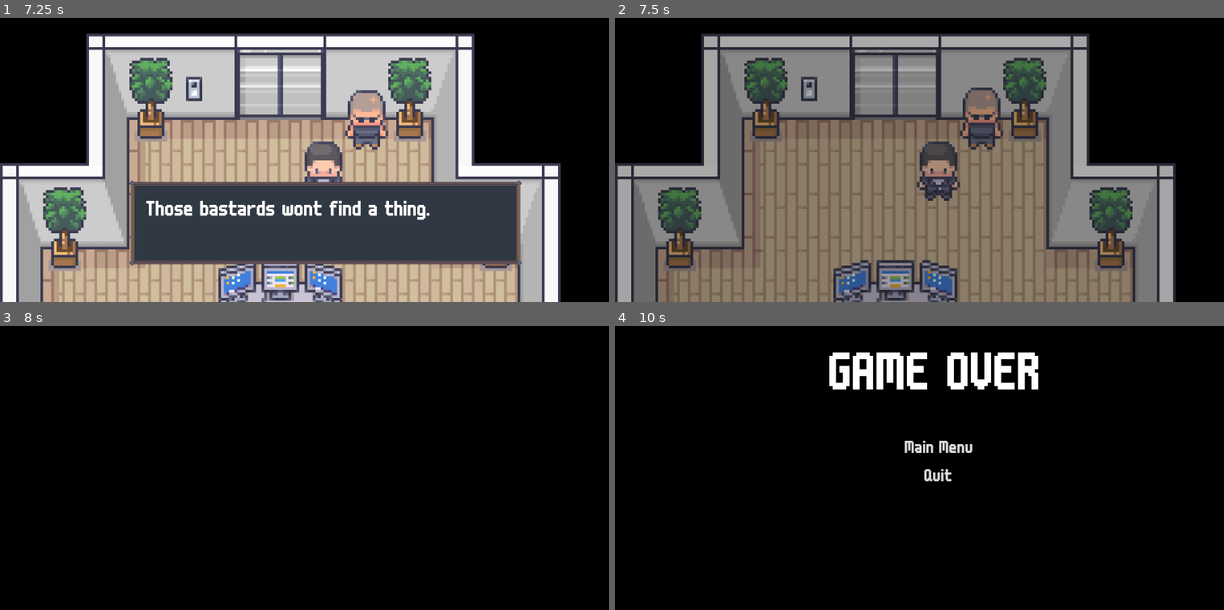
Above: before the commit, frames 1-4 (two rows, left to right).
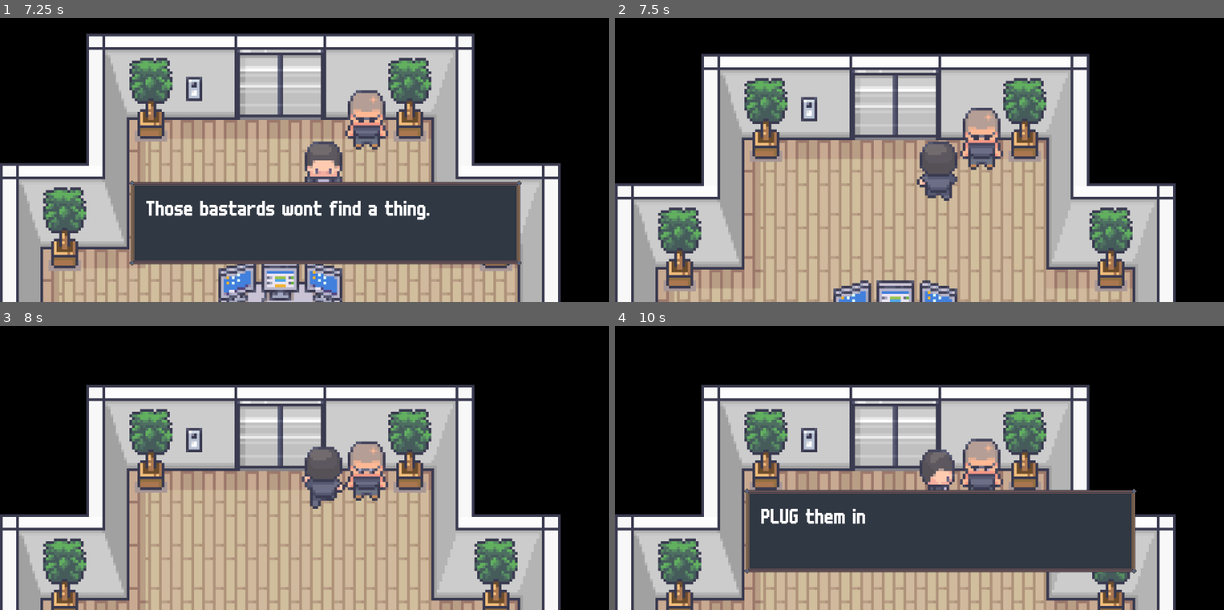
Above: after the commit, the same moments.

Repository: CISC204-S26/hw4-mrcheng-nabilmou
Game: Godot game, scene res://SCENES/OFFICIAL_MAP/PanicRoom.tscn
Same seed, same stepped clock (60 frames per second), same inputs: the game is played once before the commit and once after it. This scene is started directly instead of the project's main scene. Sound files missing from this copy of the repository are replaced by a short silence.
Inputs:
- Up to frame 1 (7.25 s): hold D (Right) 0.53-1.28 s; tap E (Interact) at 0.6, 1.35, 2.1, 2.85, 3.6, 4.35, 5.85, 6.6 s; hold S (Down) 1.28-2.03 s; hold D (Right) 2.03-2.78 s; hold W (Up) 2.78-3.53 s; hold A (Left) 3.53-5 s; tap Escape (Pause) at 4.15 s; click "Resume" at 5 s; hold S (Down) 5.78-6.53 s; hold D (Right) from 6.53 s (still down)
- Up to frame 2 (7.5 s): release D (Right) at 7.28 s; hold W (Up) from 7.28 s (still down); tap E (Interact) at 7.35 s
- Up to frame 3 (8 s): keep holding W (Up)
- Up to frame 4 (10 s): release W (Up) at 8.03 s; hold D (Right) 8.03-8.78 s; tap E (Interact) at 8.1, 8.85, 9.6 s; hold S (Down) 8.78-9.53 s; hold A (Left) from 9.53 s (still down)

Frame 1 is identical in both runs. In frame 2, 73% of the frame differs, in the area x 0-93%, y 5-100%; in frame 3, 60%; in frame 4, 63%.

Commit message:
fixed issues with npc ending game

Diff:
--- a/cisc-204-pair-project/SCENES/OFFICIAL_MAP/PanicRoom.tscn
+++ b/cisc-204-pair-project/SCENES/OFFICIAL_MAP/PanicRoom.tscn
@@ -15,6 +15,9 @@
 
 [node name="PanicRoom" type="Node2D" unique_id=65600963]
 script = ExtResource("1_8au8j")
+
+[node name="PauseMenu" parent="." unique_id=753689908 instance=ExtResource("12_k53bc")]
+visible = false
 
 [node name="Dialogue" parent="." unique_id=292361673 instance=ExtResource("2_1hc0o")]
 
@@ -40,6 +43,3 @@
 is_ending_computer = true
 ending_sounds = Array[AudioStream]([ExtResource("8_37n41"), ExtResource("9_8yhh3"), ExtResource("9_cfw73")])
 ending_title_screen = ExtResource("11_8yhh3")
-
-[node name="PauseMenu" parent="." unique_id=753689908 instance=ExtResource("12_k53bc")]
-visible = false
--- a/cisc-204-pair-project/SCRIPTS/AUTOLOAD/game_manager.gd
+++ b/cisc-204-pair-project/SCRIPTS/AUTOLOAD/game_manager.gd
@@ -8,7 +8,6 @@
 var num_keys: int = 0
 var num_harddrive: int = 0
 var door_unlocked: bool = false
-
 var collected_ids: Array = []
 var pickup_item: AudioStreamPlayer
 var bg_music: AudioStreamPlayer
--- a/cisc-204-pair-project/SCRIPTS/dialogue.gd
+++ b/cisc-204-pair-project/SCRIPTS/dialogue.gd
@@ -1,10 +1,13 @@
 extends CanvasLayer
+
 
 signal dialogue_finished
 @export var text_speed := 0.03
 
+
 @onready var label := $DialogueBox/DialogueText
 @onready var typing_sound := $"../TypingSound"
+
 
 var lines: Array[String] = []
 var current_line := 0
--- a/cisc-204-pair-project/SCRIPTS/false_wall.gd
+++ b/cisc-204-pair-project/SCRIPTS/false_wall.gd
@@ -1,6 +1,8 @@
 extends Area2D
 
+
 var triggered := false
+
 
 func _on_body_entered(body):
 	if body.name != "Player":
--- a/cisc-204-pair-project/SCRIPTS/hall_scene_changer.gd
+++ b/cisc-204-pair-project/SCRIPTS/hall_scene_changer.gd
@@ -1,10 +1,13 @@
 extends Area2D
+
 
 @export var target_scene_path: String
 @export var target_spawn_marker: String
 
+
 # This variable is ONLY true when the player is allowed to use the hallway
 var is_ready_to_trigger: bool = false
+
 
 func _ready():
 	# collision starts disabled
--- a/cisc-204-pair-project/SCRIPTS/interactable.gd
+++ b/cisc-204-pair-project/SCRIPTS/interactable.gd
@@ -32,9 +32,9 @@
 
 @export var is_ending_computer: bool = false #for ending screen
 @export var ending_sounds: Array[AudioStream] = []  # drag all your sounds in order
-
-
 @export var ending_title_screen: PackedScene
+var is_actively_interacting: bool = false
+
 
 func _ready():
 	# If this object was already collected/opened, remove it immediately
@@ -58,6 +58,8 @@
 
 # ------------------------INTERACT INTERACT INTERACT ------------------------------------
 func interact():
+	is_actively_interacting = true
+
 	# This cleans the string so "Door" becomes "door"
 	var clean_type = interaction_type.strip_edges().to_lower()
 	match clean_type:
@@ -292,9 +294,17 @@
 			anim.animation = npc_animation
 			anim.play()
 
+
 # ---------------------ENDING + AUDIO----------------------------------------
 func _ending_dialogue_finished():
 	if not is_ending_computer:
+		return
+
+	if not is_actively_interacting:
+		return
+
+	if required_harddrives > 0 and GameManager.num_harddrive < required_harddrives:
+		is_actively_interacting = false
 		return
 
 	var player = get_tree().get_first_node_in_group("player")
--- a/cisc-204-pair-project/SCRIPTS/spawn_controller.gd
+++ b/cisc-204-pair-project/SCRIPTS/spawn_controller.gd
@@ -1,6 +1,8 @@
 extends Node2D # GOES ON ROOT NODE OF COMPLETE ROOM SCENE, WONT WORK IF AUTOLOADED
 
+
 @onready var player = $Player
+
 
 func _ready():
 	# If the string is empty, player stays where you put them in editor
